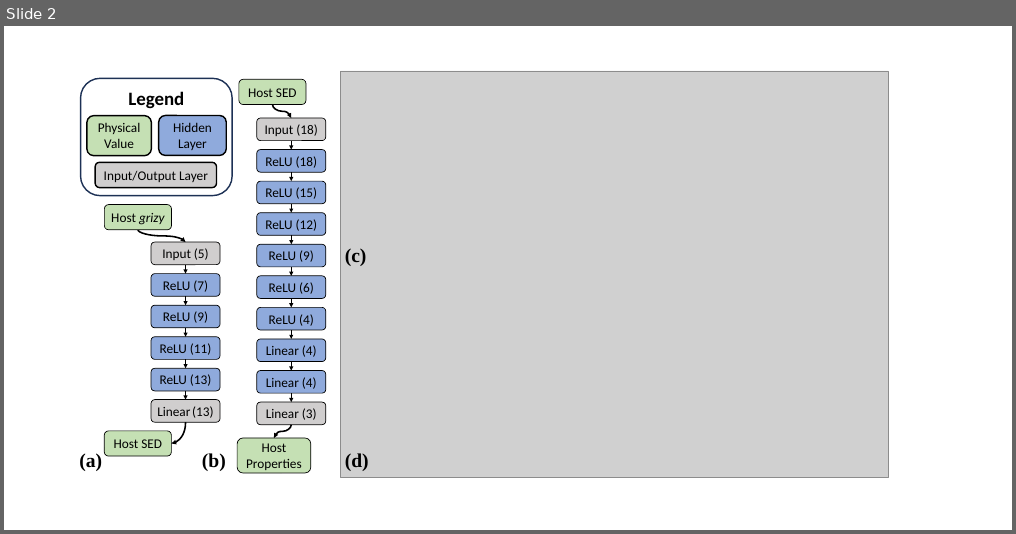
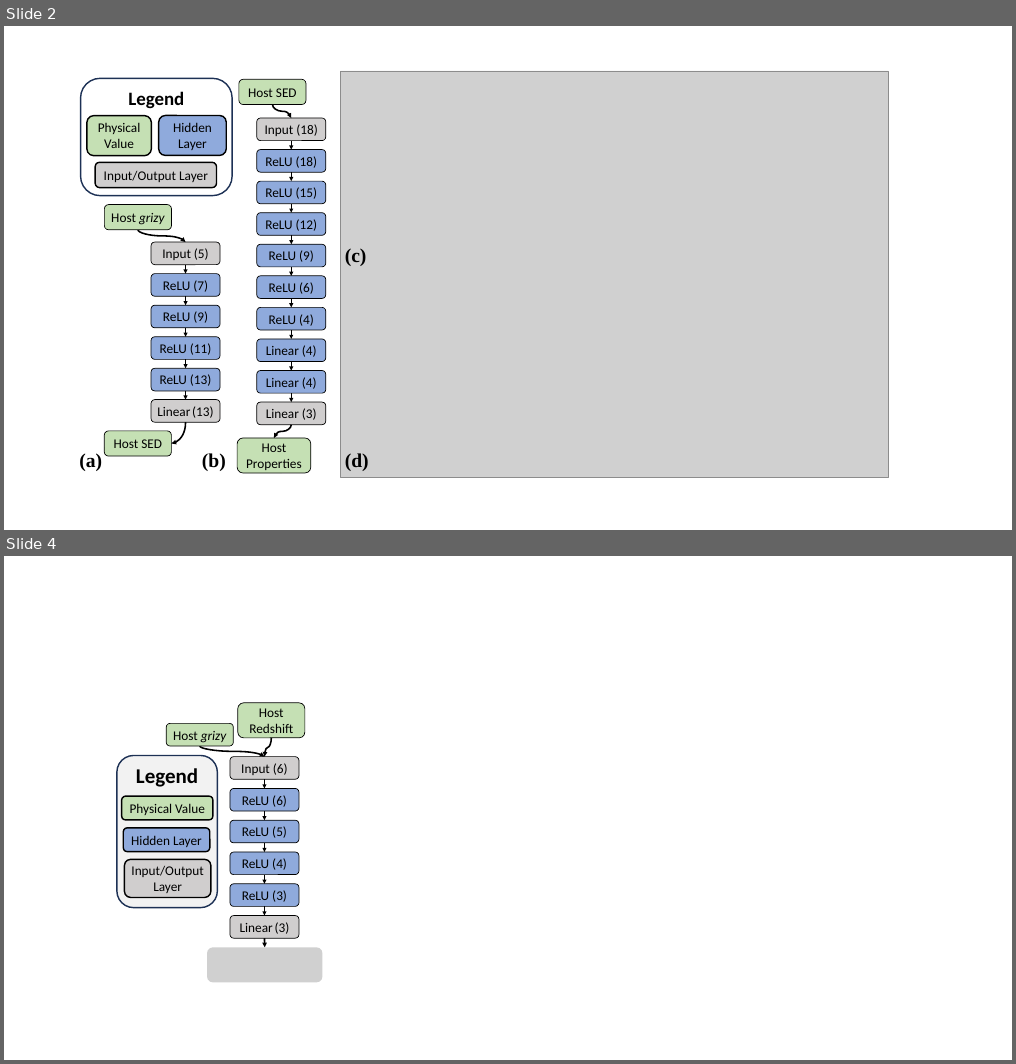
Before and after one commit to Adam-Boesky/astro_SPLASH, a slide deck: Paper/Figures/NN Architecture.pptx. Shown one above the other, each under a label of ours: slide 2 before the commit, slides 2 and 4 after it; the slides between them are not shown. The pictures are 1016x534 and 1016x1064 pixels, drawn with LibreOffice and Linux fonts; fonts in the diff are those of the drawing; grey boxes stand for pictures. Boxes give left, top, right and bottom in pixels: in the first picture for what was removed or moved away, otherwise in the second. Text is boxed around its words. In the diff, an @@ line names an element or a change of style, - is before the commit and + after.

```diff
--- a/Paper/Figures/NN Architecture.pptx
+++ b/Paper/Figures/NN Architecture.pptx
@@ slide 4 added at [4,556,1012,1060], background #FFFFFF @@
@@ rounded rectangle added at [238,703,305,738], fill #C5E0B4, outline #000000 1 pt, 19 pt, text #000000 @@
+Host Redshift
@@ rounded rectangle added at [166,723,233,746], fill #C5E0B4, outline #000000 1 pt, 19 pt, text #000000, italic @@
+Host grizy
@@ curved arrow added from (200, 746) to (265, 757), #000000 2.25 pt @@
@@ rounded rectangle added at [230,757,299,779], fill #D0CECE, outline #000000 1 pt, 19 pt, text #000000 @@
+Input (6)
@@ curved arrow added from (271, 738) to (265, 757), #000000 2.25 pt @@
@@ rounded rectangle added at [230,788,299,811], fill #8FAADC, outline #000000 1 pt, 19 pt, text #000000 @@
+ReLU (6)
@@ arrow added from (265, 779) to (265, 788), #000000 1.5 pt @@
@@ group added at [117,756,217,908]: 4 rounded rectangles @@
+Legend
+Input/Output Layer
+Hidden Layer
+Physical Value
@@ rounded rectangle added at [230,820,299,843], fill #8FAADC, outline #000000 1 pt, 19 pt, text #000000 @@
+ReLU (5)
@@ arrow added from (265, 811) to (265, 820), #000000 1.5 pt @@
@@ rounded rectangle added at [230,852,299,875], fill #8FAADC, outline #000000 1 pt, 19 pt, text #000000 @@
+ReLU (4)
@@ arrow added from (265, 843) to (265, 852), #000000 1.5 pt @@
@@ rounded rectangle added at [230,884,299,906], fill #8FAADC, outline #000000 1 pt, 19 pt, text #000000 @@
+ReLU (3)
@@ arrow added from (265, 875) to (265, 884), #000000 1.5 pt @@
@@ rounded rectangle added at [230,915,299,938], fill #D0CECE, outline #000000 1 pt, 19 pt, text #000000 @@
+Linear (3)
@@ arrow added from (265, 906) to (265, 915), #000000 1.5 pt @@
@@ curved arrow added from (265, 938) to (265, 948), #000000 2.25 pt @@
@@ picture added at [207,948,323,983] @@
```
Also in this commit, not shown: 1 slide changed, 1 other slide added, 41 other files.
